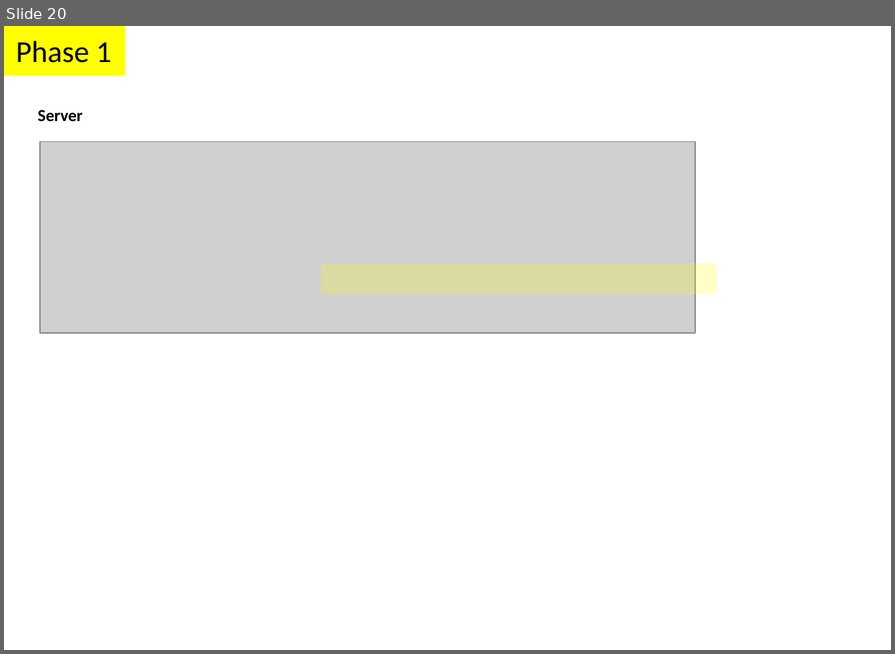
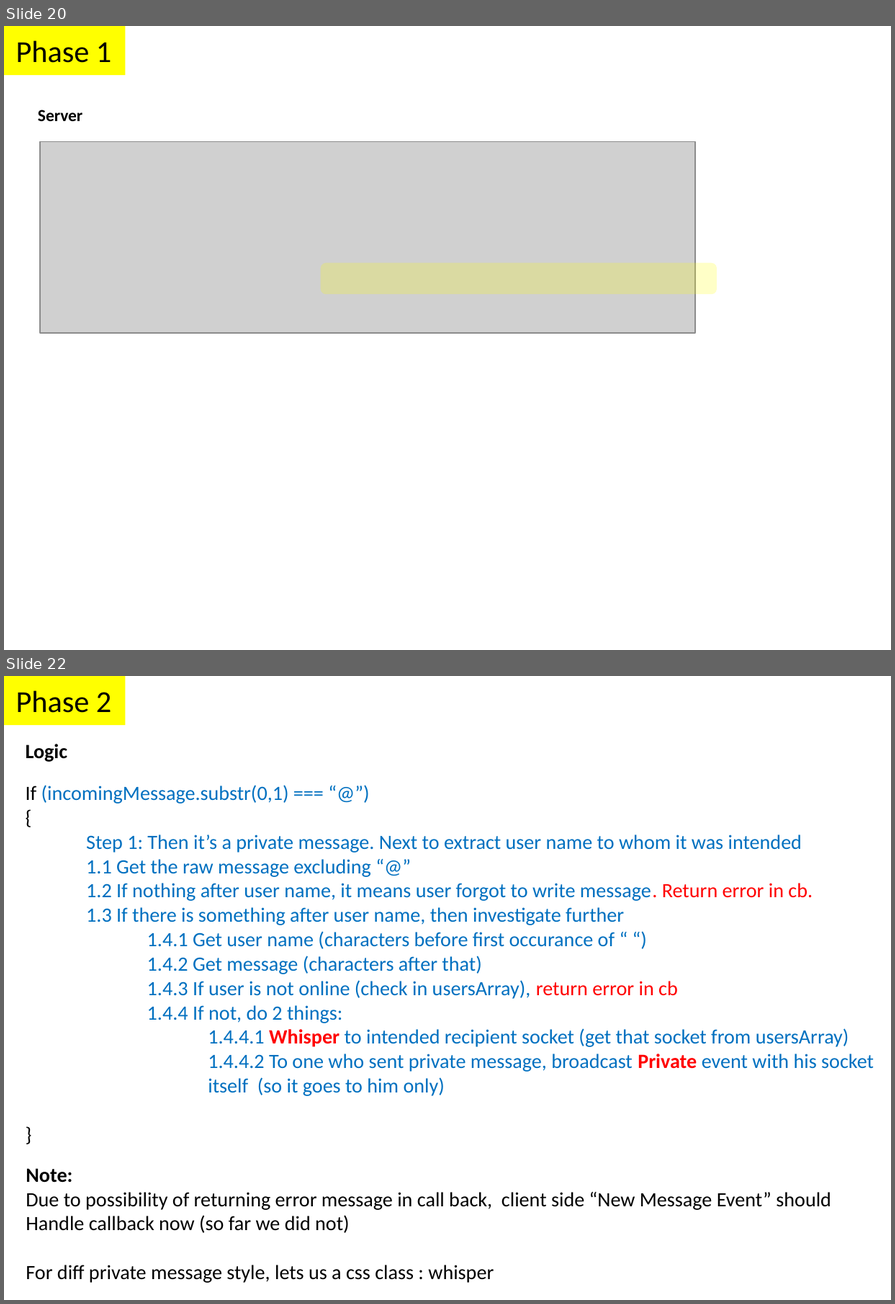
Before and after one commit to parthi2929/awesome-socket-io, a slide deck: Illustrations.pptx. Shown one above the other, each under a label of ours: slide 20 before the commit, slides 20 and 22 after it; the slides between them are not shown. The pictures are 895x654 and 895x1304 pixels, drawn with LibreOffice and Linux fonts; fonts in the diff are those of the drawing; grey boxes stand for pictures. Boxes give left, top, right and bottom in pixels: in the first picture for what was removed or moved away, otherwise in the second. Text is boxed around its words. In the diff, an @@ line names an element or a change of style, - is before the commit and + after.

Commit message:
Private Messaging and Auto Scroll

```diff
--- a/Illustrations.pptx
+++ b/Illustrations.pptx
@@ slide 22 added at [4,676,891,1300], background #FFFFFF @@
@@ rectangle added at [4,676,126,725], fill #FFFF00, 18 pt, text #000000 @@
+Phase 2
@@ text added at [26,744,68,762], 12 pt, text #000000, bold @@
+Logic
@@ text added at [26,785,874,1096], 12 pt, text #0070C0 @@
+If (incomingMessage.substr(0,1) === “@”)
+{
+Step 1: Then it’s a private message. Next to extract user name to whom it was intended
+1.1 Get the raw message excluding “@”
+1.2 If nothing after user name, it means user forgot to write message. Return error in cb.
+1.3 If there is something after user name, then investigate further
+1.4.1 Get user name (characters before first occurance of “ “)
+1.4.2 Get message (characters after that)
+1.4.3 If user is not online (check in usersArray), return error in cb
+1.4.4 If not, do 2 things:
+1.4.4.1 Whisper to intended recipient socket (get that socket from usersArray)
+1.4.4.2 To one who sent private message, broadcast Private event with his socket
+itself (so it goes to him only)
+}
@@ text added at [26,1168,831,1282], 12 pt, text #000000 @@
+Note:
+Due to possibility of returning error message in call back, client side “New Message Event” should
+Handle callback now (so far we did not)
+For diff private message style, lets us a css class : whisper
```
Also in this commit, not shown: 5 other slides added, 10 other files.
